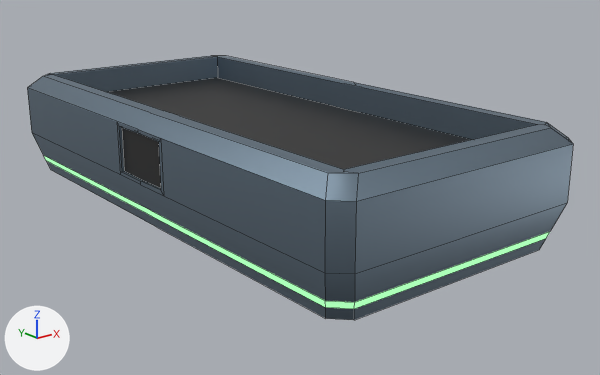
What one commit did to the FBX model Assets/Art/Level_Geometry/SM_planter_2x1.fbx.
Before and after are seen from a 50 mm camera at (-1.74, -2.4, 0.98) aimed at (0.09, -0.12, 0.07). Arrows for +X, +Y and +Z are at lower left; the lights stay in place. Mesh edges are drawn as thin lines. Where no turn or scale is listed for an object, it has been applied to the vertices. Vertices at the same position are counted once.

The first picture shows 'Planter 2x1'.
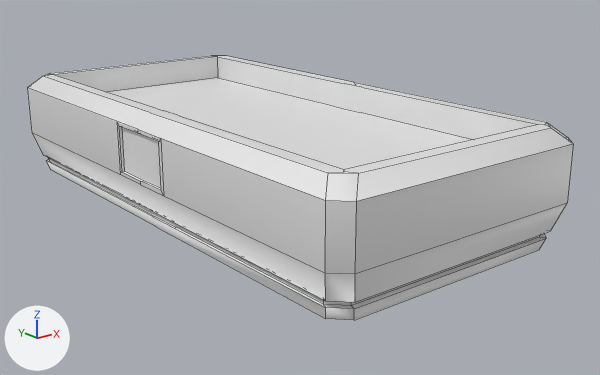
Pixel boxes (x1, y1, x2, y2) of what changed, in the pictures (600 x 375 px):
part 1 of me_cube_002, built on
    before: (44, 156, 550, 309)
    after: (47, 158, 546, 309)
part 2 of me_cube_002, recoloured (blue to white)
    both: (27, 56, 573, 320)
part 3 of me_cube_002, recoloured (black to white)
    both: (108, 78, 471, 169)
part 4 of me_cube_002, recoloured (black to white)
    both: (122, 128, 161, 188)

Patch to the scene script:
```diff
--- a/Assets/Art/Level_Geometry/SM_planter_2x1.fbx.py
+++ b/Assets/Art/Level_Geometry/SM_planter_2x1.fbx.py
@@ mat_material_002 @@
+mat_material_002 = principled_material('Material.002')
+mat_material_002.base_color = (0.8, 0.8, 0.8)  # white #e7e7e7
@@ mat_material_027 @@
+mat_material_027 = principled_material('Material.027')
+mat_material_027.base_color = (0.8, 0.8, 0.8)  # white #e7e7e7
+mat_material_027.roughness = 0.4
@@ mat_material_004 @@
+mat_material_004 = principled_material('Material.004')
+mat_material_004.base_color = (0.8, 0.8, 0.8)  # white #e7e7e7
@@ me_cube_002 @@
 # used by ob_planter_2x1; location = (0.0, 0.0, 0.0)
-me_cube_002.from_pydata(...)  # 108 vertices, 73 faces; spans x -0.5..0.5, y -1.0..1.0, z 0.0..0.4
-me_cube_002.materials.append(mat_material_006)  # green #00dc51
-me_cube_002.materials.append(mat_material_007)  # black #202020
-me_cube_002.materials.append(mat_material_008)  # black #202020
+me_cube_002.from_pydata(...)  # 132 vertices, 97 faces; spans x -0.5..0.5, y -1.0..1.0, z 0.0..0.4
+# me_cube_002 part 1
+# 9 faces are deleted
+# 24 vertices are added at x -0.46..0.46, y -0.95..0.95, z 0.04..0.06
+# 24 new faces join them, mat_material_027 (white #e7e7e7)
+# 9 new faces join them, mat_material_002 (white #e7e7e7)
+# me_cube_002 part 2: 62 faces spanning x -0.5..0.5, y -1.0..1.0, z 0.0..0.4 switch from mat_material_005 (blue #8294a3) to mat_material_027 (white #e7e7e7)
+# me_cube_002 part 3: 1 face spanning x -0.4..0.4, y -0.9..0.9, z 0.3 switches from mat_material_007 (black #202020) to mat_material_027 (white #e7e7e7)
+# me_cube_002 part 4: 1 face spanning x -0.49, y -0.13..0.14, z 0.17..0.34 switches from mat_material_008 (black #202020) to mat_material_004 (white #e7e7e7)
+me_cube_002.materials.append(mat_material_002)  # white #e7e7e7
+me_cube_002.materials.append(mat_material_004)  # white #e7e7e7
```
